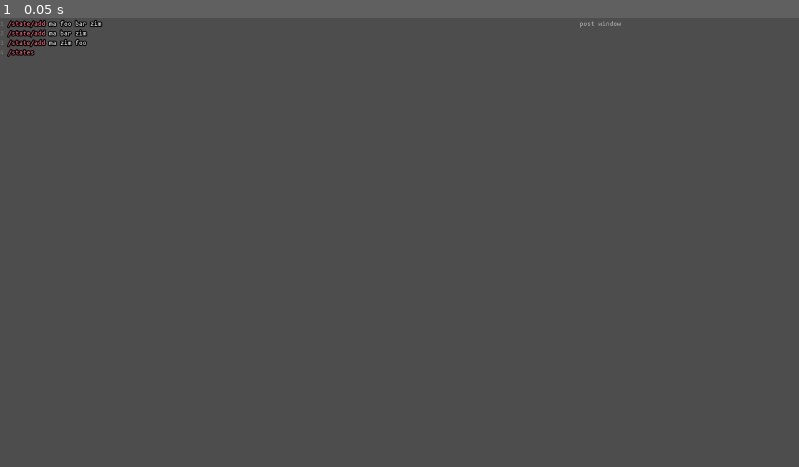
Above: before the commit, frame 1.
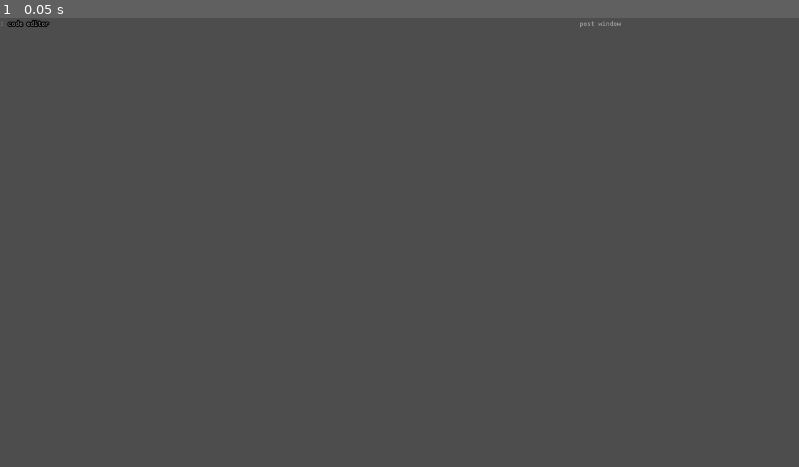
Above: after the commit, the same moment.

Repository: loopier/animatron
Game: Godot game, scene res://main.tscn
The game is run twice, just before and just after one commit, with the same random seed, the same clock (stepped at 60 frames per second) and the same inputs.
Inputs:
- Up to frame 1 (0.05 s): no input

The runs differ from the first frame. In frame 1, 0.4% of the frame differs, in the area x 0-13%, y 0-9%.

Commit message:
Add doc example and clean editor

Diff:
--- a/CommandInterface.gd
+++ b/CommandInterface.gd
@@ -63,7 +63,7 @@
 	"/routine/stop": CommandDescription.new(stopRoutine, "name:s", "Stop the routine named NAME."),
 	"/routine/free": CommandDescription.new(freeRoutine, "name:s", "Remove the routine named NAME"),
 	# state machine
-	"/state/add": CommandDescription.new(addState, "actor:s new …(79 unchanged characters)… bitrary number of next possible states. States are /defs.", Flags.asArray(true)),
+	"/state/add": CommandDescription.new(addState, "actor:s new …(79 unchanged characters)… bitrary number of next possible states. Example: `/state/add mymachine state1 state1 state2` would create a new state1 in `mymachine` that would either repeat or move on to `state2.`", Flags.asArray(true)),
 	"/states": CommandDescription.new(listStates, "", "Get a list of states for the given ACTOR."),
 	"/state/free": CommandDescription.new(freeState, "actor:s state:s", "Remove the STATE from the ACTOR's state machine."),
 	"/state/next": CommandDescription.new(nextState, "actor:s", "Change ACTOR to next STATE."),
--- a/main.tscn
+++ b/main.tscn
@@ -36,10 +36,6 @@
 theme = ExtResource("3_fotw2")
 theme_override_colors/font_outline_color = Color(0, 0, 0, 1)
 theme_override_constants/outline_size = 10
-text = "/state/add ma foo bar zim
-/state/add ma bar zim
-/state/add ma zim foo
-/states"
 placeholder_text = "code editor"
 caret_type = 1
 syntax_highlighter = SubResource("CodeHighlighter_833ra")
